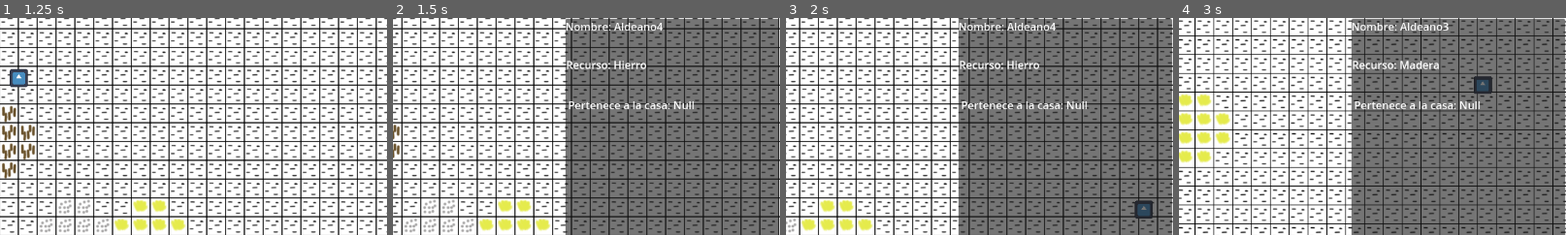
Above: before the commit, frames 1-4 (left to right).
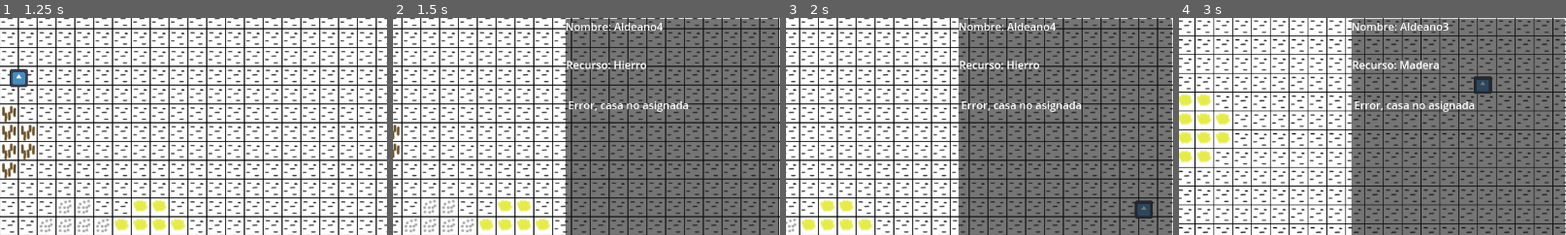
Above: after the commit, the same moments.

Repository: QuaaDev/Juego-Proyecto
Game: Godot game, scene res://Scene/Nucleo.tscn
The game is run twice, just before and just after one commit, with the same random seed, the same clock (stepped at 60 frames per second) and the same inputs. The engine's default icon, where the game draws it, is replaced by a stand-in: a white triangle on a blue panel in a dark square.
Inputs (mouse positions are % of the whole screen's width and height, from its top left):
- Up to frame 1 (1.25 s): click (4, 26) at 0.5 s
- Up to frame 2 (1.5 s): move the mouse to (78, 95) at 1.27 s; press the mouse at (78, 95) at 1.28 s; hold Right (ui_right) from 1.28 s (still down)
- Up to frame 3 (2 s): keep holding Right (ui_right)
- Up to frame 4 (3 s): move the mouse to (66, 93) at 2.02 s; release Right (ui_right) at 2.03 s; release the mouse at (66, 93) at 2.03 s; hold Down (ui_down) 2.03-2.78 s; right-click (66, 93) at 2.1 s; click (66, 93) at 2.3 s; move the mouse to (94, 18) at 2.77 s; press the mouse at (94, 18) at 2.78 s; hold Right (ui_right) from 2.78 s (still down)
The pictures show only the part of the screen within x 50-100%, y 0-50%; the shares and areas given below are measured in that part.

Frame 1 is identical in both runs. In frame 2, 0.7% of the frame differs, in the area x 45-78%, y 38-44%; in frame 3, 0.7%; in frame 4, 0.7%.

Commit message:
Copia Seguridad
Copia de seguridad antes de agregar PathFinding2D

Diff:
--- a/TodoJunto/Script/Canvas/PanelInfoAldeano.gd
+++ b/TodoJunto/Script/Canvas/PanelInfoAldeano.gd
@@ -8,8 +8,13 @@
 	#Edita la informacion con los argumentos enviados
 	nombre.text = "Nombre: " + A
 	recurso.text = "Recurso: " + descifrar_recurso(B)
-	casa.text = "Pertenece a la casa: " + C
-
+	#casa.text = "Pertenece a la casa: " + C
+	texto_casa(C)
+func texto_casa(C):
+	if C != null:
+		casa.text = "Pertenece a la casa: " + C.name
+	else:
+		casa.text = "Error, casa no asignada"
 func descifrar_recurso(Numero):
 	if Numero == 1:
 		return "Hierro"
--- a/TodoJunto/Script/ControladorCanvas.gd
+++ b/TodoJunto/Script/ControladorCanvas.gd
@@ -35,7 +35,7 @@
 	#Si se hace click izq y el mouse esta sobre un aldeano
 	if event.is_action_pressed("ClickIzq") and foco_en_el_aldeano:
 		#Muestra la informacion del aldeano
-		panel_info_aldeano.mostrar_info(aldeano_en_el_foco.name,aldeano_en_el_foco.tipo_de_recurso , "Null")
+		panel_info_aldeano.mostrar_info(aldeano_en_el_foco.name,aldeano_en_el_foco.tipo_de_recurso , aldeano_en_el_foco.casa_asignada)
 		panel_info_aldeano.visible = true
 	#Si el panel es visible y se apreta el click derecho
 	if event.is_action_pressed("ClickDer") and panel_info_aldeano.visible:
